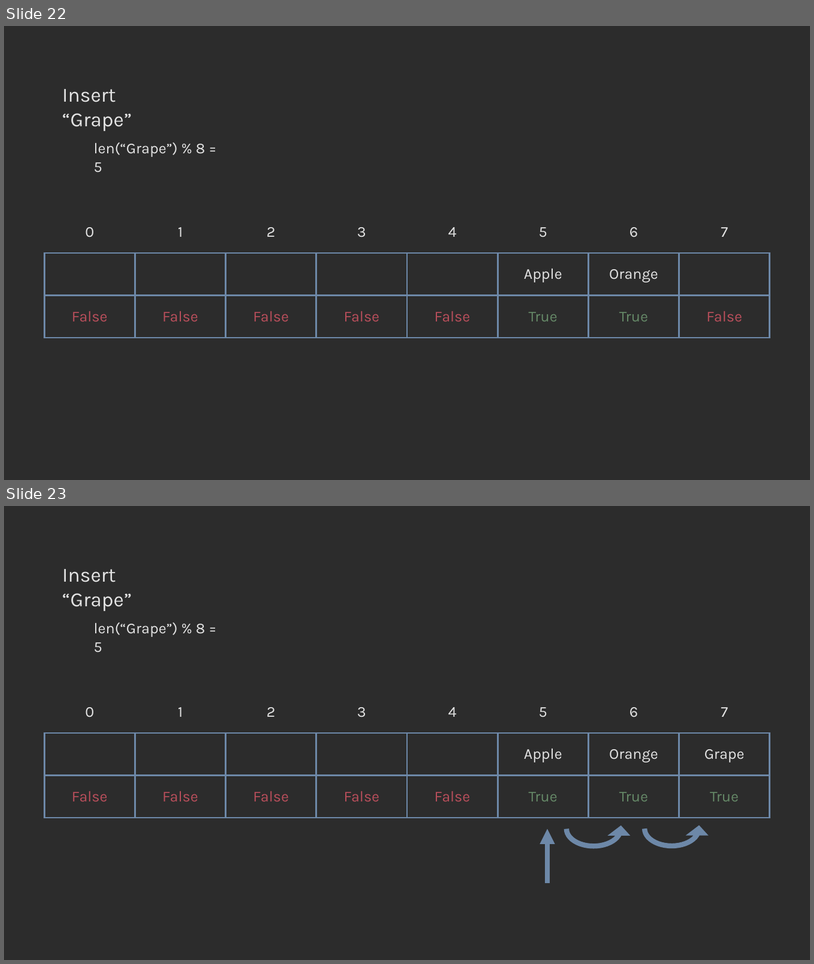
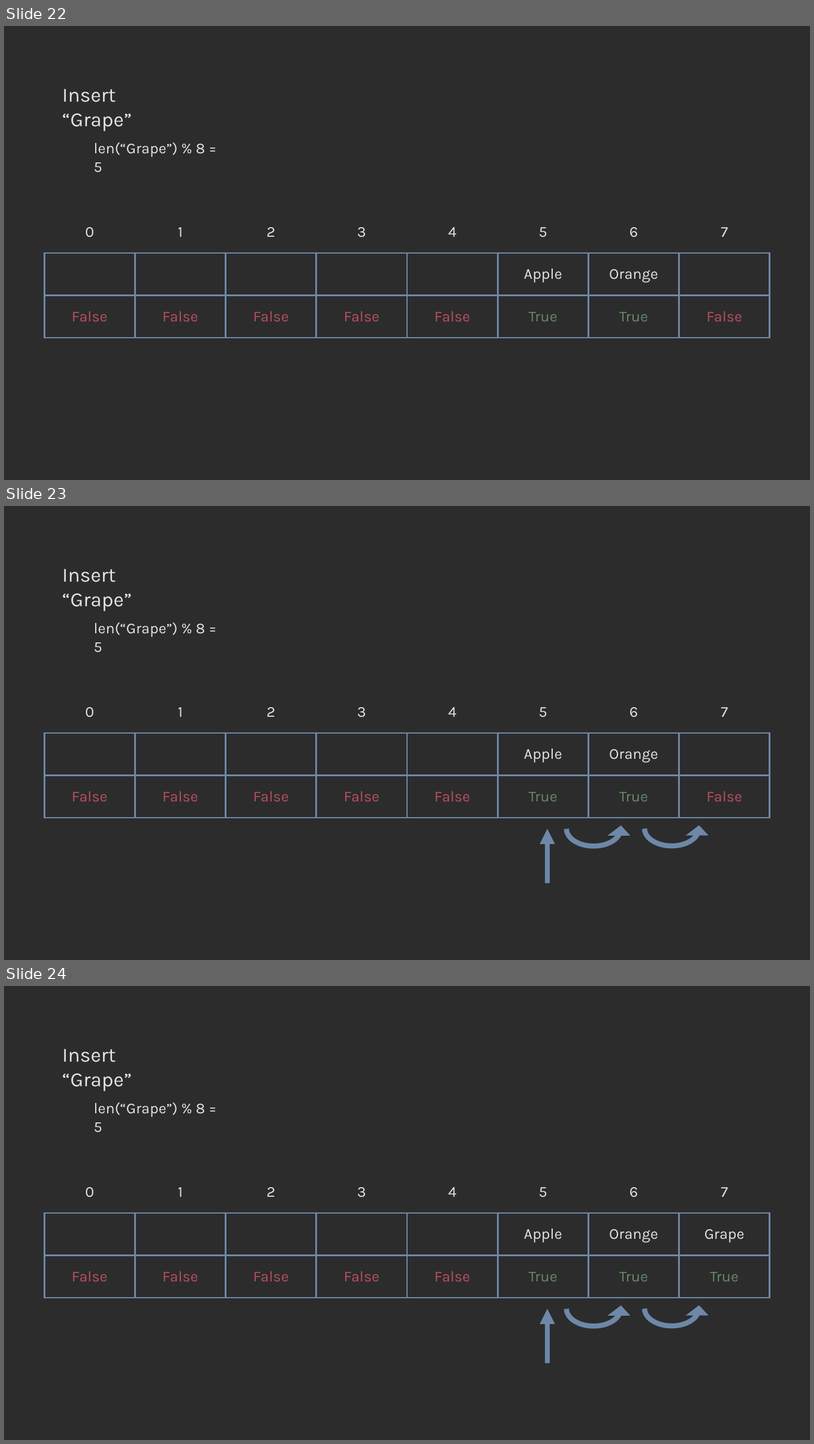
Before and after one commit to COP3530/edugator-content, a slide deck: sets-maps-hash-tables/hash-tables/images-ppt.pptx. Shown one above the other, each under a label of ours: slides 22 and 23 before the commit, slides 22, 23 and 24 after it. The pictures are 814x964 and 814x1444 pixels, drawn with LibreOffice and Linux fonts; fonts in the diff are those of the drawing. Boxes give left, top, right and bottom in pixels: in the first picture for what was removed or moved away, otherwise in the second. Text is boxed around its words. In the diff, an @@ line names an element or a change of style, - is before the commit and + after.

```diff
--- a/sets-maps-hash-tables/hash-tables/images-ppt.pptx
+++ b/sets-maps-hash-tables/hash-tables/images-ppt.pptx
@@ slide 23 added at <box>4,506,810,960</box>, background #2C2C2C @@
@@ text added at <box>62,569,132,611</box>, 24 pt, text #E4E4E4 @@
+Insert “Grape”
@@ text added at <box>94,622,205,652</box>, 18 pt, text #E4E4E4 @@
+len(“Grape”) % 8 = 5
@@ table added at <box>45,691,770,817</box>, 3 rows, 8 columns @@
+0 | 1 | 2 | 3 | 4 | 5 | 6 | 7
+ |  |  |  |  | Apple | Orange | 
+False | False | False | False | False | True | True | False
@@ arrow added from (548, 883) to (548, 828), #6D88A8 6 pt @@
@@ curved up arrow added at <box>567,828,626,846</box>, fill #6D88A8, outline #6D88A8 6 pt @@
@@ curved up arrow added at <box>645,828,705,846</box>, fill #6D88A8, outline #6D88A8 6 pt @@
@@ what was slide 23 is now slide 24 @@
```
